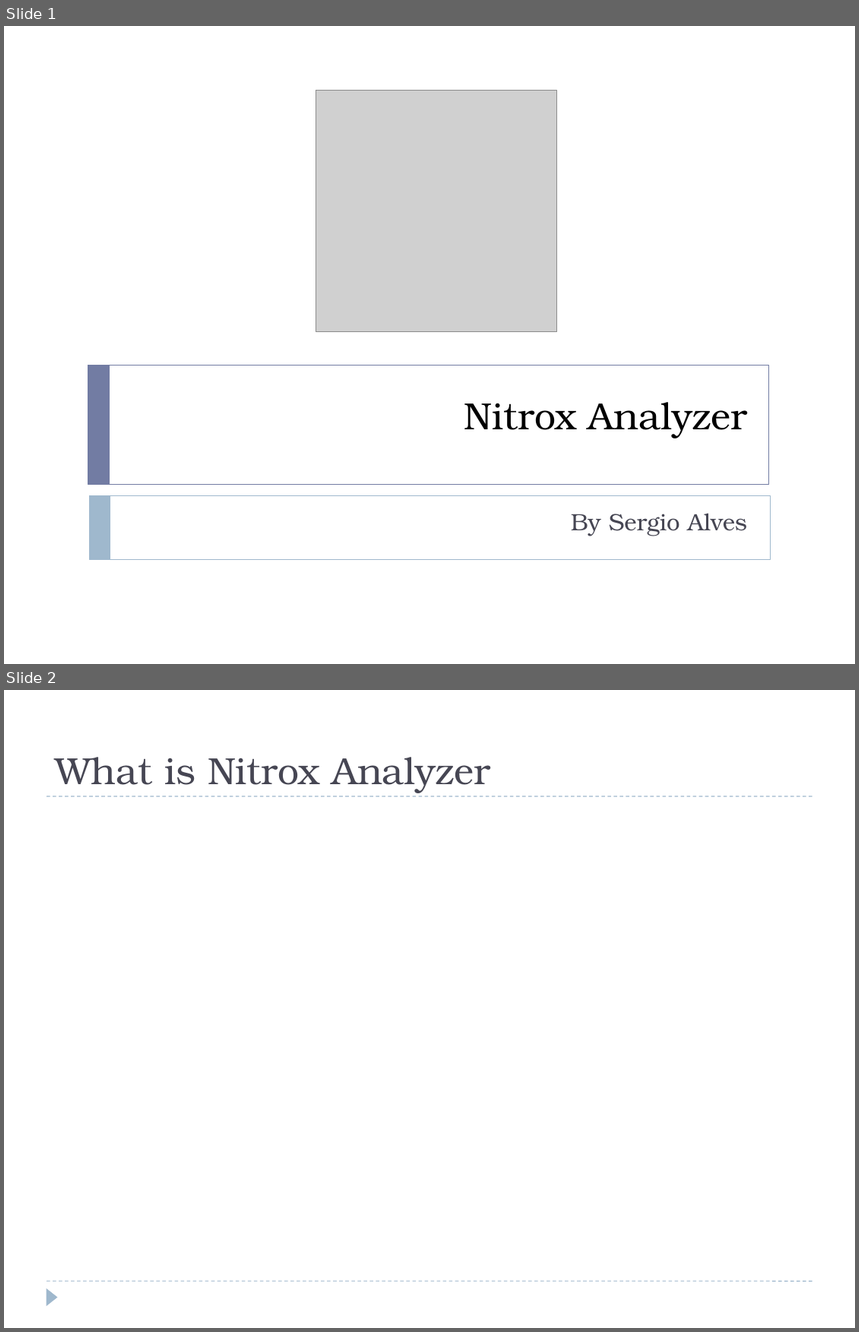
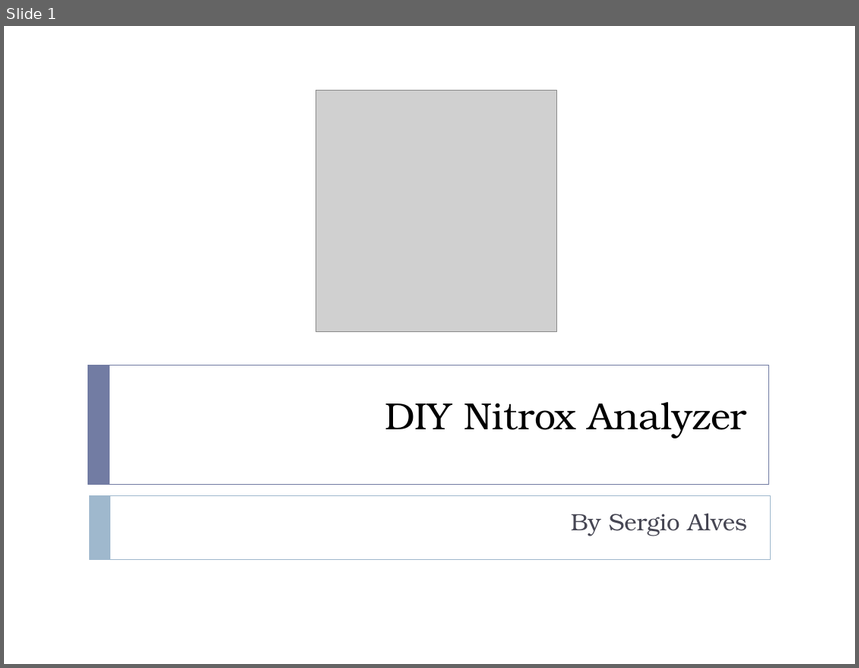
Before and after one commit to sergio-alves/NitroxAnalyzer, a slide deck: docs/nitrox-analyzer.pptx. Shown one above the other, each under a label of ours: slides 1 and 2 before the commit, slide 1 after it. The pictures are 859x1332 and 859x668 pixels, drawn with LibreOffice and Linux fonts; fonts in the diff are those of the drawing; grey boxes stand for pictures. Boxes give left, top, right and bottom in pixels: in the first picture for what was removed or moved away, otherwise in the second. Text is boxed around its words. In the diff, an @@ line names an element or a change of style, - is before the commit and + after.

```diff
--- a/docs/nitrox-analyzer.pptx
+++ b/docs/nitrox-analyzer.pptx
@@ slide 2 removed at box(4, 690, 855, 1328), background #FFFFFF @@
@@ title removed at box(55, 757, 490, 793) @@
-What is Nitrox Analyzer
@@ line removed from (47, 796) to (813, 796) @@
@@ line removed from (47, 1281) to (813, 1281) @@
@@ triangle removed at box(47, 1288, 58, 1306) @@
@@ slide 1 changed as well @@
@@ title at box(385, 402, 747, 439): text changed @@
-Nitrox Analyzer
+DIY Nitrox Analyzer
```
Also in this commit, not shown: 10 slides added, 1 other slide removed, 1 other file.
